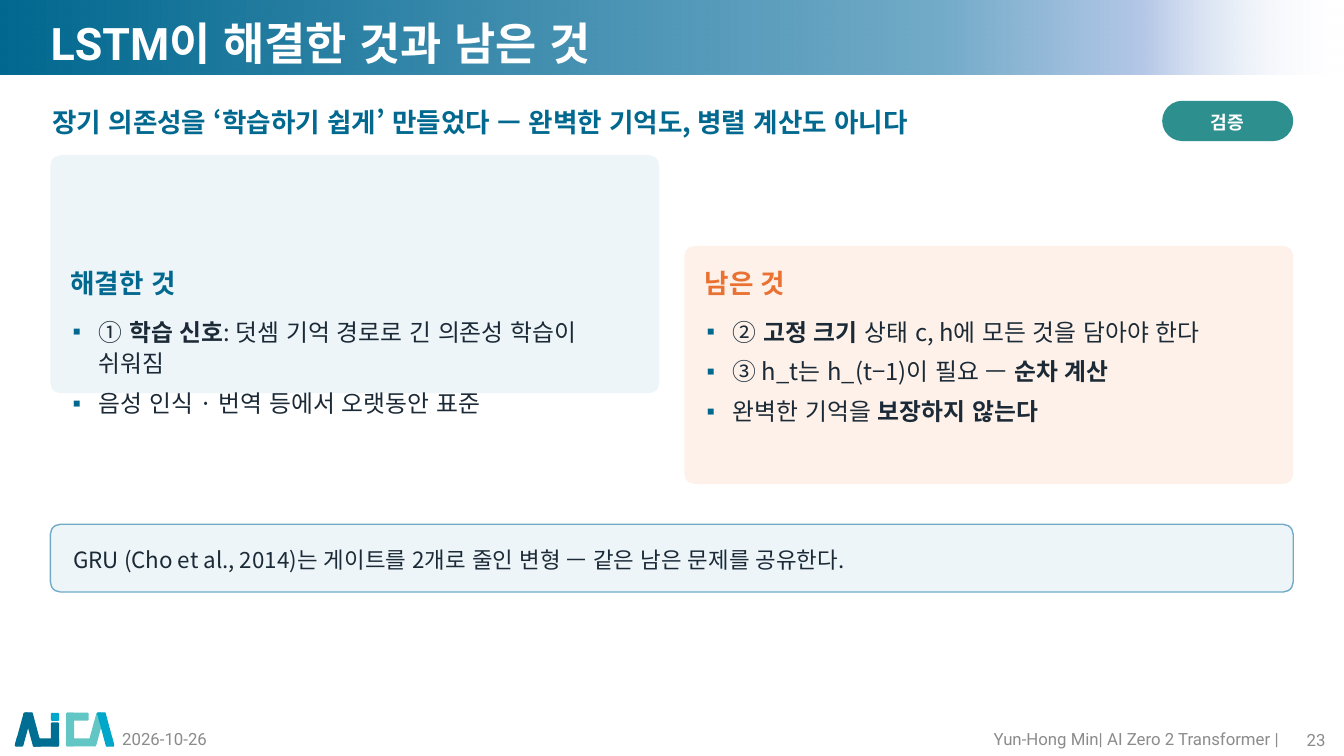
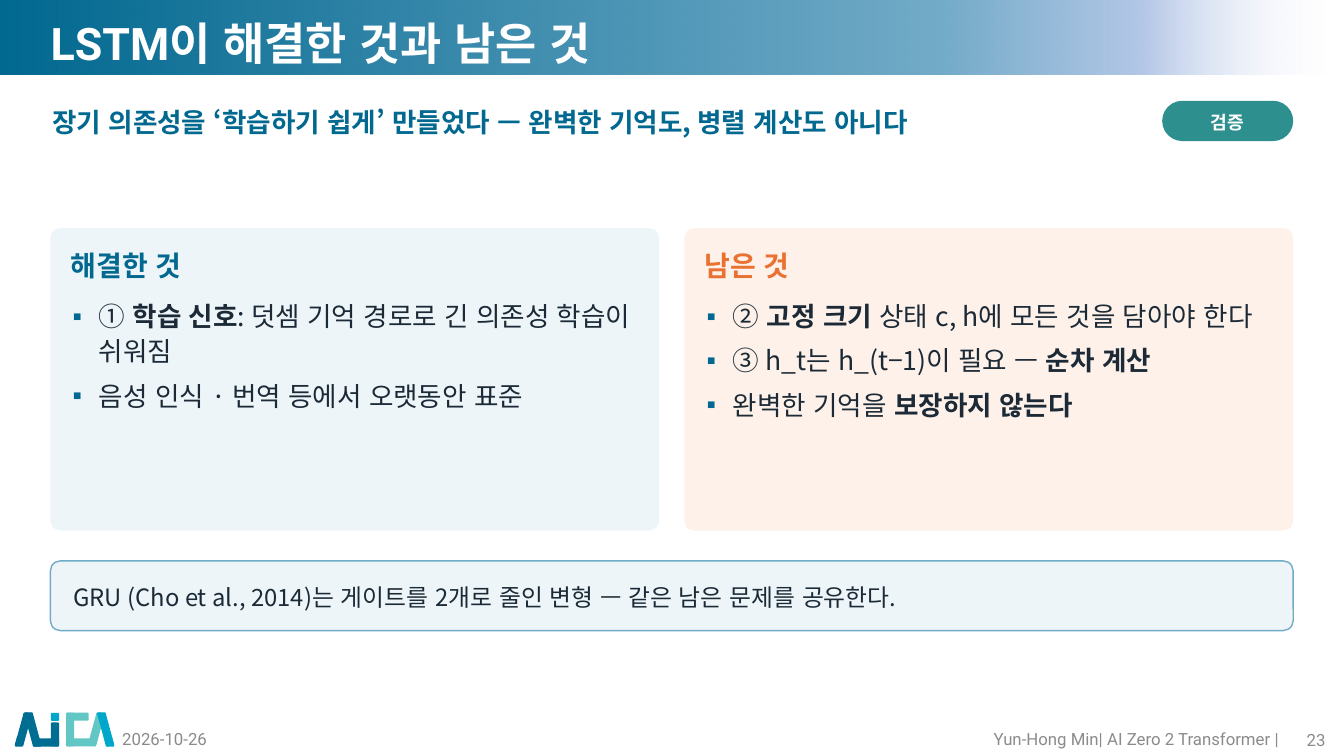
Before and after one commit to myunhh/AI-Zero-2-Transformers, a slide deck: slide 23 of lectures/week04_rnn_lstm_seq2seq.pptx. Drawn at 1344x756 pixels with LibreOffice and Linux fonts; fonts in the diff are those of the drawing; background and template pictures are left out. Boxes give left, top, right and bottom in pixels: in the first picture for what was removed or moved away, otherwise in the second. Text is boxed around its words. In the diff, an @@ line names an element or a change of style, - is before the commit and + after.

```diff
--- a/lectures/week04_rnn_lstm_seq2seq.pptx
+++ b/lectures/week04_rnn_lstm_seq2seq.pptx
@@ rounded rectangle at (50,228,659,530): proportions changed @@
@@ rounded rectangle: place and size @@
-rounded rectangle at (50,155,659,393)
+rounded rectangle at (50,228,659,530)
@@ rounded rectangle: place and size @@
-rounded rectangle at (685,246,1294,484)
+rounded rectangle at (685,228,1294,530)
@@ rounded rectangle at (685,228,1294,530): proportions changed @@
@@ text "해결한 것": place and size @@
-text "해결한 것" at (71,270,175,296)
+text "해결한 것" at (71,252,182,279)
@@ text "해결한 것" at (71,252,182,279): size 19 to 20 pt @@
@@ text "남은 것": place and size @@
-text "남은 것" at (705,270,785,295)
+text "남은 것" at (705,252,790,278)
@@ text "남은 것" at (705,252,790,278): size 19 to 20 pt @@
@@ text "① 학습 신호: 덧셈 기억 ...": place and size @@
-text "① 학습 신호: 덧셈 기억 ..." at (99,321,576,414)
+text "① 학습 신호: 덧셈 기억 ..." at (99,303,630,408)
@@ text "① 학습 신호: 덧셈 기억 ..." at (99,303,630,408): size 17 to 19 pt @@
@@ text "② 고정 크기 상태 c, ..." at (733,303,1253,375): size 17 to 19 pt @@
@@ text "② 고정 크기 상태 c, ...": place and size @@
-text "② 고정 크기 상태 c, ..." at (733,321,1200,385)
+text "② 고정 크기 상태 c, ..." at (733,303,1253,375)
@@ rounded rectangle "GRU (Cho et al., 2014)는 ...": place and size @@
-rounded rectangle "GRU (Cho et al., 2014)는 ..." at (50,524,1294,592)
+rounded rectangle "GRU (Cho et al., 2014)는 ..." at (50,561,1294,630)
@@ rounded rectangle "GRU (Cho et al., 2014)는 ..." at (50,561,1294,630): size 16 to 17 pt; proportions changed @@
```
Also in this commit, not shown: 27 other slides changed, 14 other files.
